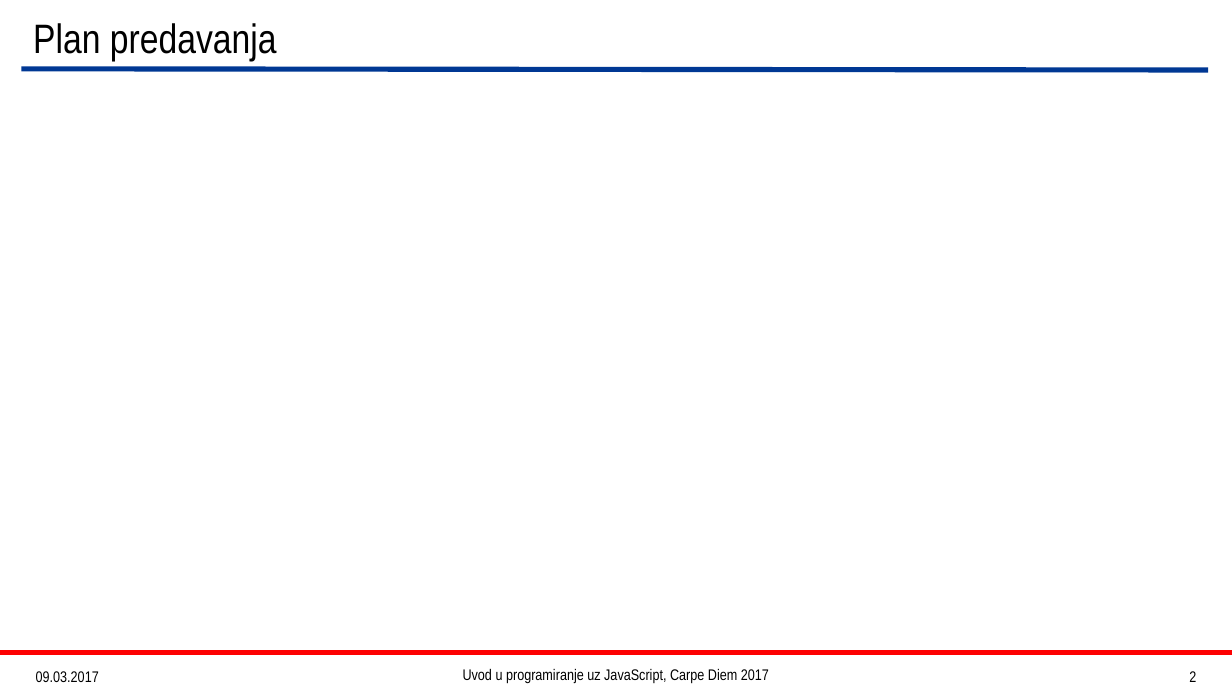
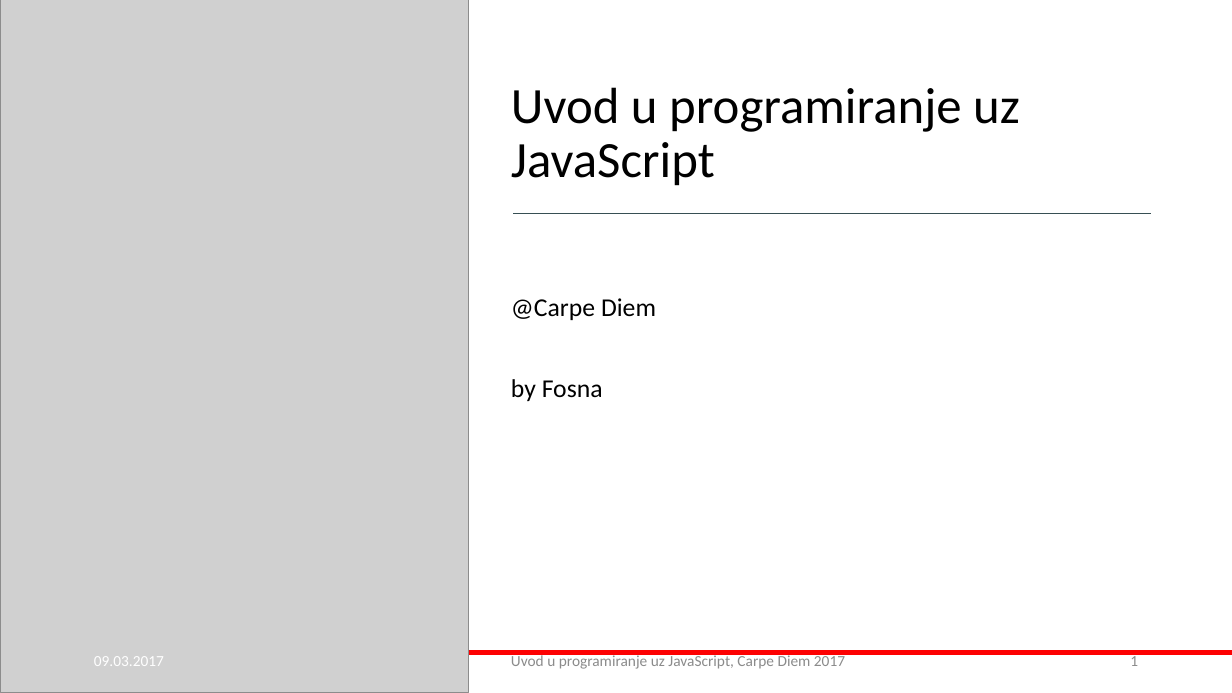
Before and after one commit to Fosna/cd-js-2017, a slide deck: slide 1 of JavaScriptTheBeginning.pptx (slide 2 before the commit). Drawn at 1232x693 pixels with LibreOffice and Linux fonts; fonts in the diff are those of the drawing; grey boxes stand for pictures. Boxes give left, top, right and bottom in pixels: in the first picture for what was removed or moved away, otherwise in the second. Text is boxed around its words. In the diff, an @@ line names an element or a change of style, - is before the commit and + after.

Commit message:
Presentation changes.

```diff
--- a/JavaScriptTheBeginning.pptx
+++ b/JavaScriptTheBeginning.pptx
@@ picture added at (0, 0, 469, 693) @@
@@ title removed at (33, 23, 277, 60) @@
-Plan predavanja
@@ line removed from (24, 69) to (1206, 70) @@
@@ title added at (511, 87, 1020, 186), 39.6 pt, text #000000 @@
+Uvod u programiranje uz JavaScript
@@ line added from (514, 213) to (1152, 213), #374F53 0.5 pt @@
@@ text added at (511, 298, 656, 401), 20 pt, text #000000 @@
+@Carpe Diem
+by Fosna
@@ text "09.03.2017": place and size @@
-text "09.03.2017" at (36, 671, 99, 682)
+text "09.03.2017" at (94, 656, 164, 666)
@@ text "09.03.2017" at (94, 656, 164, 666): font Arial Narrow to Calibri, text colour #000000 to #FFFFFF @@
@@ text "Uvod u programiranje uz JavaScript, ...": place and size @@
-text "Uvod u programiranje uz JavaScript, ..." at (463, 669, 769, 683)
+text "Uvod u programiranje uz JavaScript, ..." at (511, 653, 845, 669)
@@ text "Uvod u programiranje uz JavaScript, ..." at (511, 653, 845, 669): font Arial Narrow to Calibri, text colour #000000 to #8C8C8C; alignment centre to left @@
@@ page number added at (1130, 653, 1138, 666), 12 pt, text #8C8C8C @@
+1
@@ page number removed at (1189, 671, 1196, 682) @@
-2
```
Also in this commit, not shown: 1 other slide changed, 2 slides removed.
